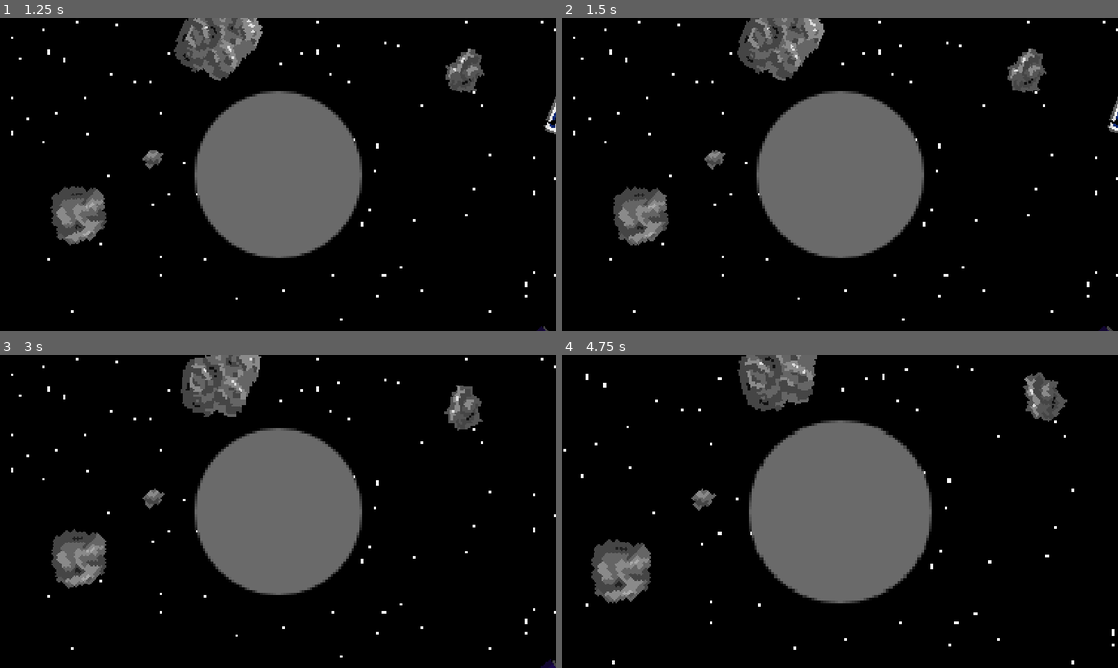
Above: before the commit, frames 1-4 (two rows, left to right).
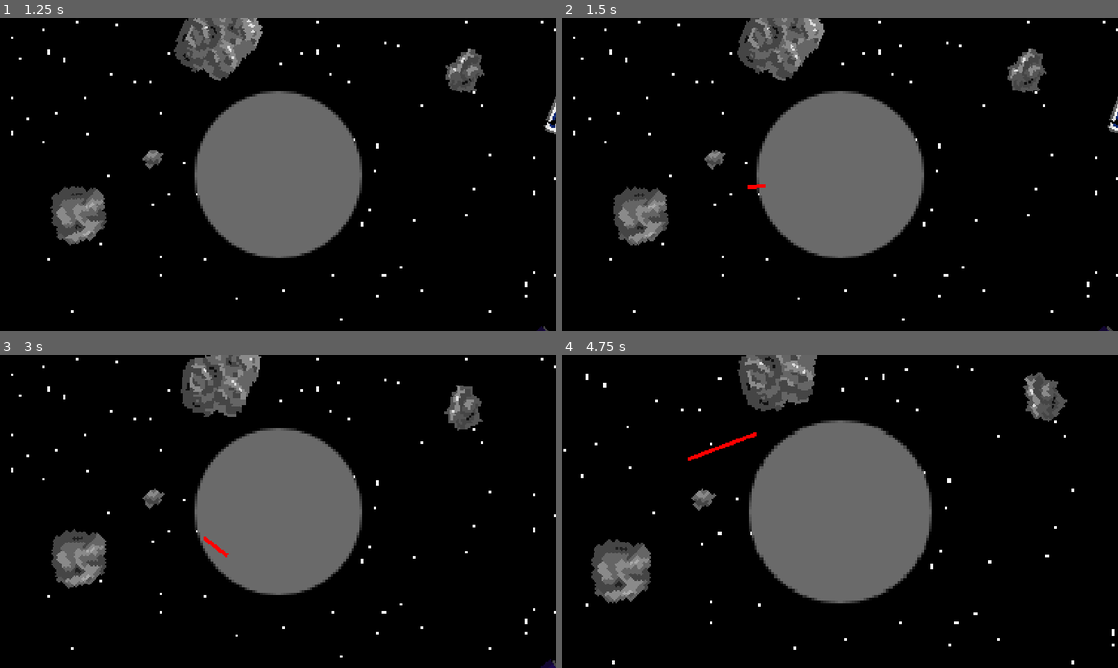
Above: after the commit, the same moments.

Repository: Three-s-A-Crowd-Games/Bubblekinesis
Game: Godot game, scene res://resources/main.tscn
Same seed, same stepped clock (60 frames per second), same inputs: the game is played once before the commit and once after it.
Inputs (mouse positions are in pixels of both pictures, inside the frame that each line leads up to):
- Up to frame 1 (1.25 s): move the mouse to (400, 158) at 0.52 s; hold Middle mouse button (cam_drag) from 0.53 s (still down); click (400, 158) at 0.67 s
- Up to frame 2 (1.5 s): release Middle mouse button (cam_drag) at 1.25 s; drag from (728, 190) to (840, 174) at 1.27 s
- Up to frame 3 (3 s): move the mouse to (333, 442) at 2.02 s; tap Mouse wheel down (zoom_out) at 2.1 s; click (333, 442) at 2.17 s; drag from (250, 574) to (111, 464) at 2.77 s
- Up to frame 4 (4.75 s): move the mouse to (1006, 558) at 3.52 s; tap Mouse wheel up (zoom_in) at 3.6 s; click (1006, 558) at 3.67 s; drag from (673, 464) to (756, 433) at 4.27 s

Frame 1 is identical in both runs. In frame 2, less than 0.1% of the frame differs, in the area x 33-37%, y 53-55%; in frame 3, less than 0.1%; in frame 4, 0.2%, in the area x 22-35%, y 24-34%.

Commit message:
create bubbles

Diff:
--- a/project.godot
+++ b/project.godot
@@ -81,7 +81,6 @@
 2d/default_angular_damp=0.0
 2d/sleep_threshold_linear=0.1
 2d/sleep_threshold_angular=0.1
-2d/solver/solver_iterations=32
 2d/solver/contact_recycle_radius=0.1
 2d/solver/contact_max_separation=0.1
 2d/solver/contact_max_allowed_penetration=0.1
--- a/resources/main.tscn
+++ b/resources/main.tscn
@@ -1,8 +1,9 @@
-[gd_scene load_steps=7 format=3 uid="uid://bwmka1u2q5x34"]
+[gd_scene load_steps=8 format=3 uid="uid://bwmka1u2q5x34"]
 
 [ext_resource type="Script" path="res://resources/main.gd" id="1_1f5gh"]
 [ext_resource type="PackedScene" uid="uid://dpjaqyvpqyeu5" path="res://resources/player/space_station.tscn" id="1_s40s2"]
 [ext_resource type="PackedScene" uid="uid://hnrje23lpbgf" path="res://resources/player/player_cam.tscn" id="2_5o1tk"]
+[ext_resource type="Script" path="res://resources/player/bubble_generator.gd" id="4_krwtq"]
 
 [sub_resource type="RectangleShape2D" id="RectangleShape2D_cpokk"]
 
@@ -39,5 +40,8 @@
 [node name="Sprite2D" type="Sprite2D" parent="Parallax2D"]
 z_index = -50
 
+[node name="BubbleGenerator" type="Node2D" parent="."]
+script = ExtResource("4_krwtq")
+
 [connection signal="body_exited" from="PlayArea" to="." method="_on_play_area_body_exited"]
 [connection signal="body_exited" from="NextArea" to="." method="_on_next_area_body_exited"]
--- a/resources/player/bubble_generator.gd
+++ b/resources/player/bubble_generator.gd
@@ -2,9 +2,10 @@
 class_name BubbleGenerator
 
 @export var generation_area_threshold = 0.85
-@export var auto_close_gap_distance = 10
+@export var auto_close_gap_distance = 30
 @export var min_draw_step_size = 2
-@export var debug_draw := true
+@export var base_line_thickness = 3
+@export var debug_draw := false
 
 var points: PackedVector2Array = []
 var is_drawing := false
@@ -67,9 +68,12 @@
 				debug_target_rect = t_rect
 
 	if max_ratio >= generation_area_threshold:
-		t_node
-		print("+++++++++++++++++++++++++++bubbled+++++++++++++++++++++++++++")
-		#TODO: check if collider has bubbleable and if is bubbled and make bubble in case
+		var search_res := t_node.find_children("*", "Bubbleable", false, false)
+		if search_res.size() > 0:
+			var bubbleable: Bubbleable = search_res[0]
+			print(bubbleable.bubbled)
+			if not bubbleable.bubbled:
+				bubbleable.bubble_up()
 	points.clear()
 	queue_redraw()
 
@@ -108,7 +112,7 @@
 
 func _draw():
 	if points.size() > 1:
-		draw_polyline(points, Color.RED, 6 / cam.zoom.x)
+		draw_polyline(points, Color.RED, base_line_thickness / cam.zoom.x)
 
 	if not debug_draw: return
 	draw_rect(debug_target_rect, Color(Color.RED, 0.5))
